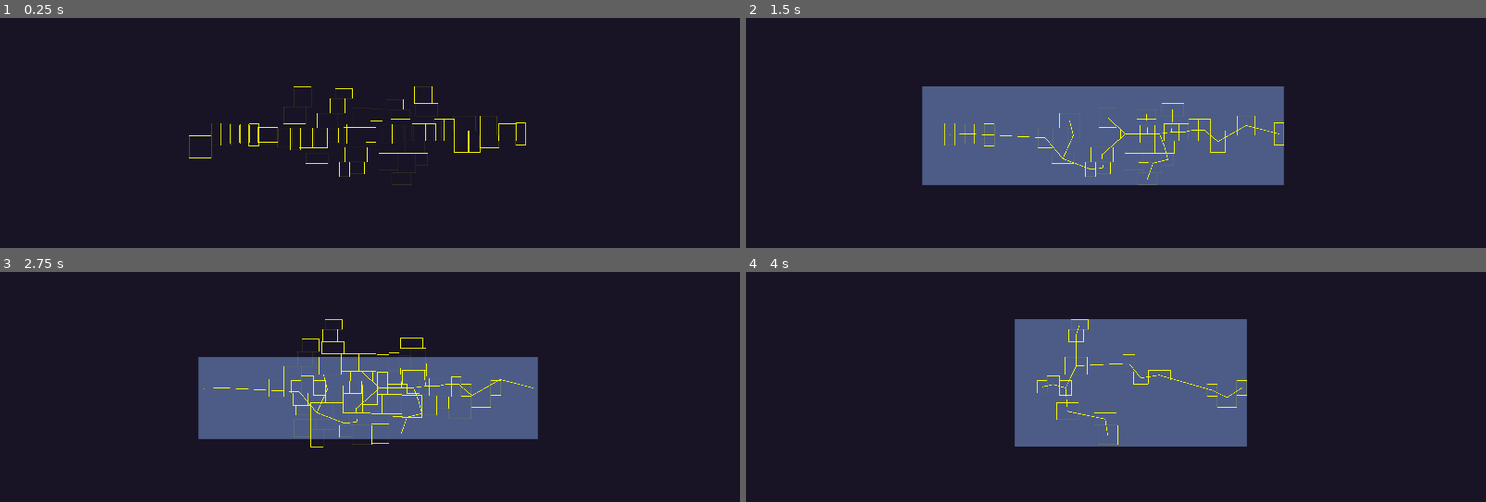
Above: before the commit, frames 1-4 (two rows, left to right).
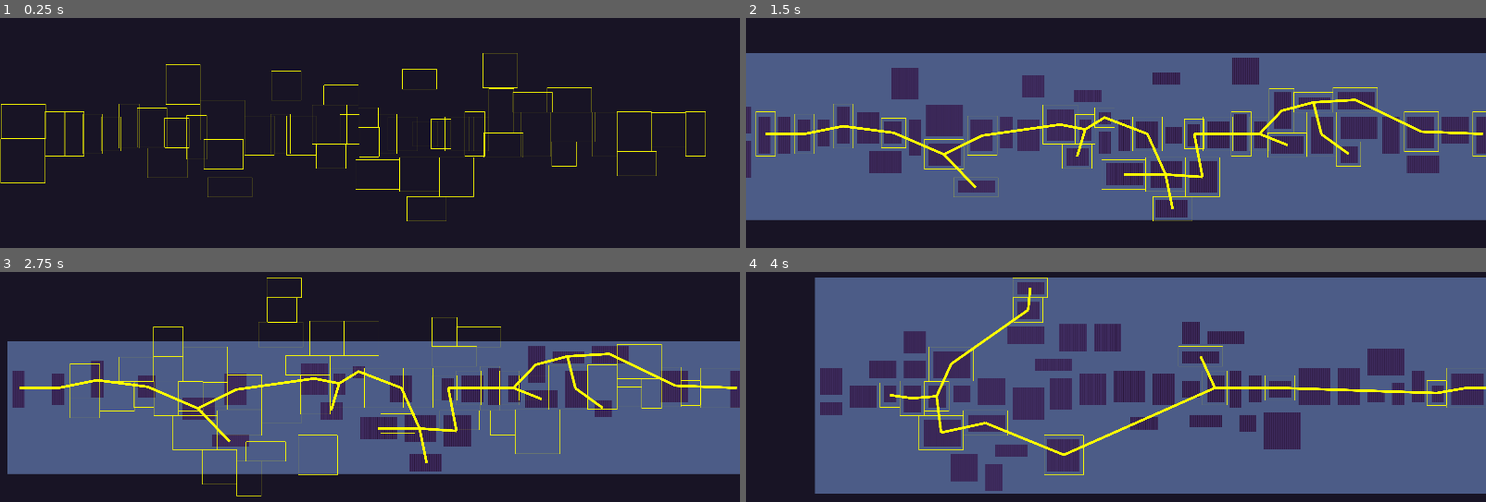
Above: after the commit, the same moments.

Repository: matheusmondenez/my-first-platform-game
Game: Godot game, scene res://wave_shooter/procedural_teste.tscn
Same seed, same stepped clock (60 frames per second), same inputs: the game is played once before the commit and once after it. This scene is started directly instead of the project's main scene.
Inputs (mouse positions are in pixels of both pictures, inside the frame that each line leads up to):
- Up to frame 1 (0.25 s): no input
- Up to frame 2 (1.5 s): tap Enter at 0.5 s; move the mouse to (1278, 112) at 0.52 s; press the mouse at (1278, 112) at 0.53 s; hold D (right) from 0.53 s (still down); tap W (up) at 0.77, 0.8, 1.07, 1.35 s; move the mouse to (968, 153) at 1.27 s; release the mouse at (968, 153) at 1.28 s
- Up to frame 3 (2.75 s): tap W (up) at 1.52, 1.82, 2.3 s; click (222, 407) at 1.55 s; tap Space (dash) at 2, 2.1 s; move the mouse to (444, 297) at 2.02 s; release D (right) at 2.03 s; hold A (left) from 2.03 s (still down)
- Up to frame 4 (4 s): move the mouse to (1079, 469) at 2.77 s; release A (left) at 2.78 s; hold D (right) from 2.78 s (still down); click (1079, 469) at 2.85 s; tap W (up) at 3.02, 3.32, 3.77, 3.8 s; tap Enter at 3.5 s; move the mouse to (1338, 449) at 3.52 s; hold Tab (toggle_auto_shot) from 3.53 s (still down)

The runs differ from the first frame. In frame 1, 2.9% of the frame differs, in the area x 0-96%, y 15-89%; in frame 2, 60%; in frame 3, 47%; in frame 4, 74%, in the area x 9-100%, y 2-97%.

Commit message:
carves rooms tiles

Diff:
--- a/wave_shooter/procedural_teste.gd
+++ b/wave_shooter/procedural_teste.gd
@@ -3,7 +3,7 @@
 @onready var Map: TileMapLayer = $TileMapLayer
 
 var Room = preload("res://wave_shooter/teste.tscn")
-var tile_size = 32
+var tile_size = 16
 var num_rooms = 50
 var min_size = 4
 var max_size = 10
@@ -46,6 +46,13 @@
 	for x in range(topleft.x, bottomright.x):
 		for y in range(topleft.y, bottomright.y):
 			Map.set_cell(Vector2i(x, y), 1, Vector2i(13, 3), 0)
+	for room in $Rooms.get_children():
+		var s = (room.size/tile_size).floor()
+		var pos = Map.local_to_map(room.position)
+		var ul = (room.position/tile_size).floor() - s # upper left
+		for x in range(2, s.x * 2 - 1):
+			for y in range(2, s.y * 2 - 1):
+				Map.set_cell(Vector2i(ul.x + x, ul.y + y), 1, Vector2i(3, 1), 0)
 
 func _draw():
 	for room in $Rooms.get_children():
--- a/wave_shooter/procedural_teste.tscn
+++ b/wave_shooter/procedural_teste.tscn
@@ -6,6 +6,7 @@
 [sub_resource type="TileSetAtlasSource" id="TileSetAtlasSource_2qd3i"]
 texture = ExtResource("2_tycqy")
 13:3/0 = 0
+3:1/0 = 0
 
 [sub_resource type="TileSet" id="TileSet_iwb0r"]
 sources/1 = SubResource("TileSetAtlasSource_2qd3i")
@@ -16,7 +17,7 @@
 [node name="Rooms" type="Node" parent="."]
 
 [node name="Camera2D" type="Camera2D" parent="."]
-zoom = Vector2(0.1, 0.1)
+zoom = Vector2(0.4, 0.4)
 
 [node name="TileMapLayer" type="TileMapLayer" parent="."]
 show_behind_parent = true
